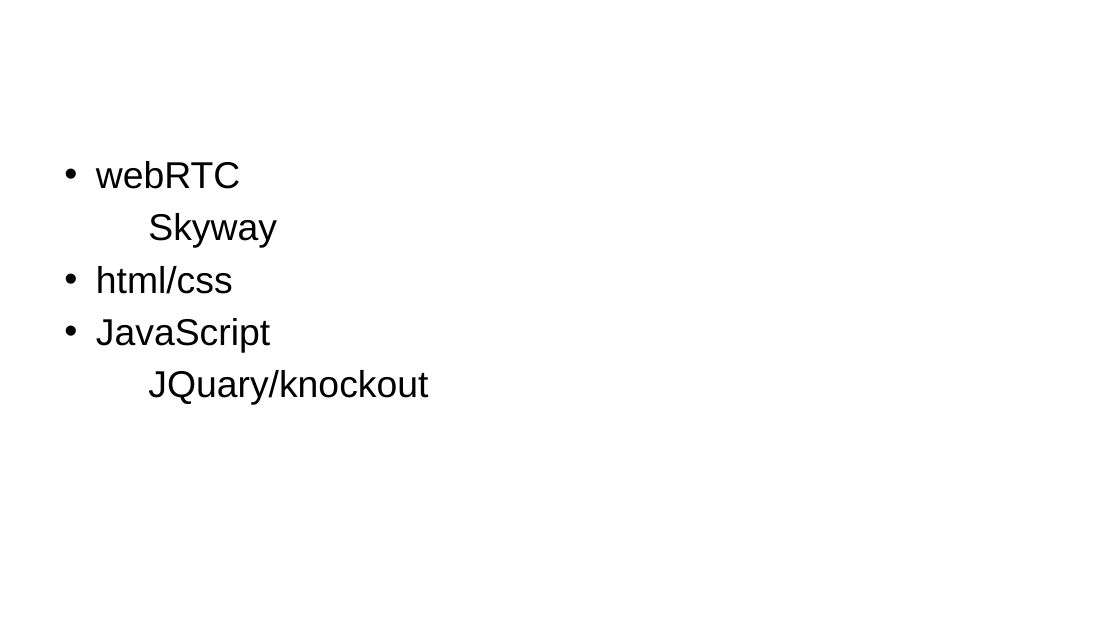
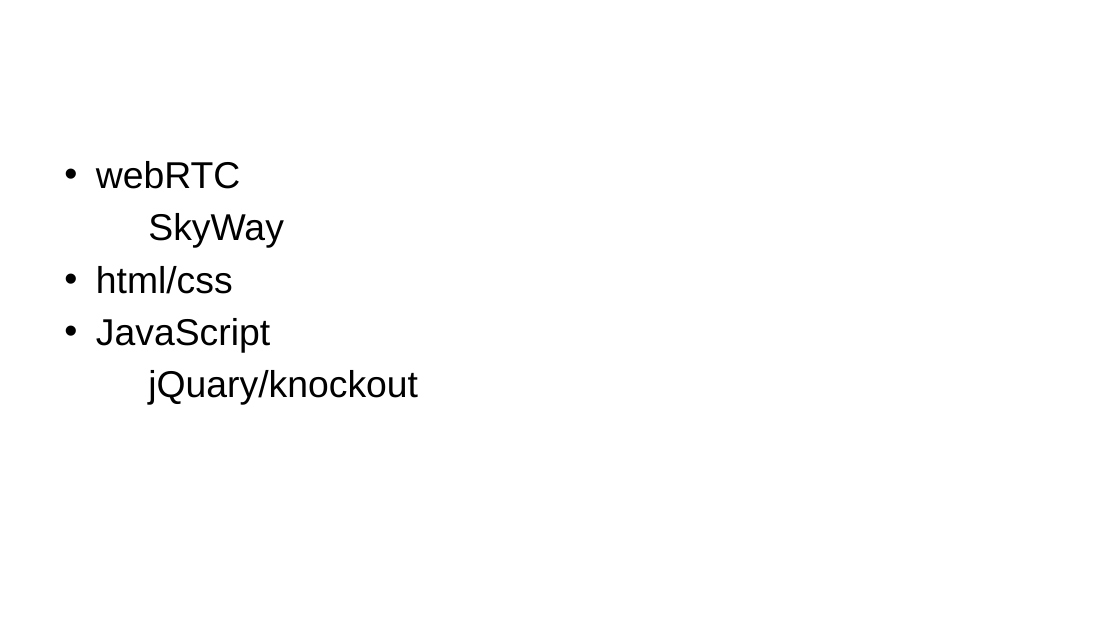
Before and after one commit to u-sho/Iecara, a slide deck: slide 7 of 2018_11_04.pptx. Drawn at 1120x630 pixels with LibreOffice and Linux fonts; fonts in the diff are those of the drawing; background and template pictures are left out. Boxes give left, top, right and bottom in pixels: in the first picture for what was removed or moved away, otherwise in the second. Text is boxed around its words. In the diff, an @@ line names an element or a change of style, - is before the commit and + after.

Commit message:
パワポ

```diff
--- a/2018_11_04.pptx
+++ b/2018_11_04.pptx
@@ text at [148,213,284,248]: text changed @@
-Skyway
+SkyWay
@@ text at [148,370,418,405]: text changed @@
-JQuary/knockout
+jQuary/knockout
```
